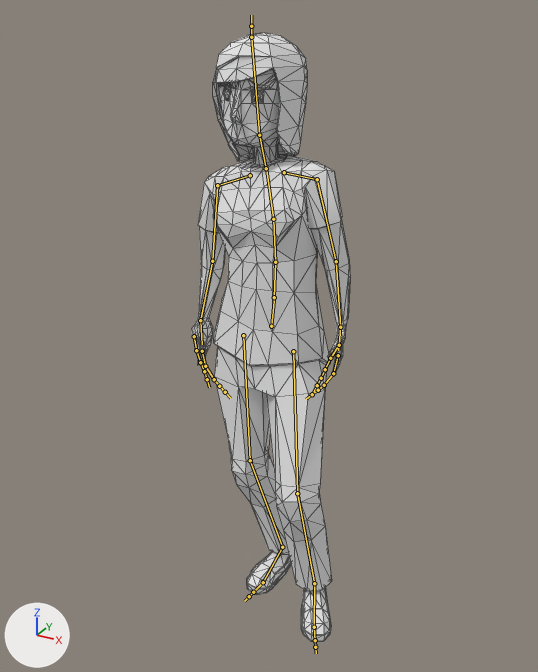
One commit to the FBX model Assets/Graphics/Characters/mother.fbx: the scene before it, then after it.
One viewpoint serves both versions: a 50 mm camera at (2.97, -5.37, 5.37) aimed at (0.04, -0.05, 2.71). Lighting does not change. The marker at lower left points along +X, +Y and +Z. Both versions are drawn at frame 139 of the action 'Armature|Idle'; the numbers are the values there. The bones that bend it are drawn over the model as lines. Mesh edges are drawn as thin lines.

Objects in the first picture: 'Woman'.
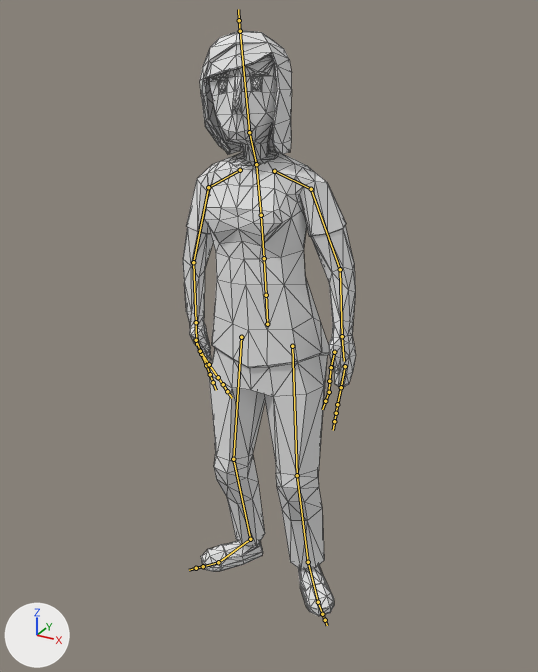
Pixel boxes [x1, y1, x2, y2] of what changed, in the pictures (538 x 672 px):
'Woman', posed (9% wider)
    before: [192, 33, 350, 642]
    after: [183, 30, 356, 616]
bone 'Hips', root to tip
    before: (271, 326) to (274, 296)
    after: (267, 324) to (266, 293)
bone 'Spine', root to tip
    before: (274, 297) to (275, 262)
    after: (266, 295) to (264, 258)
bone 'Spine1', root to tip
    before: (275, 262) to (273, 219)
    after: (264, 258) to (261, 215)
bone 'Spine2', root to tip
    before: (273, 219) to (266, 169)
    after: (261, 215) to (256, 165)
bone 'Neck', root to tip
    before: (266, 168) to (259, 135)
    after: (256, 164) to (249, 132)
bone 'Head', root to tip
    before: (259, 135) to (251, 37)
    after: (249, 132) to (240, 31)
bone 'LeftShoulder', root to tip
    before: (284, 172) to (317, 179)
    after: (274, 171) to (311, 189)
bone 'LeftArm', root to tip
    before: (317, 179) to (336, 261)
    after: (311, 189) to (340, 269)
bone 'LeftForeArm', root to tip
    before: (336, 261) to (340, 327)
    after: (340, 269) to (342, 336)
bone 'LeftHand', root to tip
    before: (340, 327) to (338, 350)
    after: (342, 336) to (344, 361)
bone 'LeftHandThumb1', root to tip
    before: (339, 345) to (330, 358)
    after: (334, 352) to (331, 367)
bone 'LeftHandThumb2', root to tip
    before: (330, 358) to (325, 369)
    after: (331, 367) to (329, 381)
bone 'LeftHandIndex1', root to tip
    before: (338, 355) to (333, 373)
    after: (345, 366) to (341, 387)
bone 'LeftHandIndex2', root to tip
    before: (333, 373) to (324, 385)
    after: (341, 387) to (337, 404)
bone 'RightShoulder', root to tip
    before: (250, 175) to (217, 185)
    after: (240, 170) to (208, 187)
bone 'RightArm', root to tip
    before: (217, 185) to (212, 261)
    after: (208, 187) to (193, 262)
bone 'RightForeArm', root to tip
    before: (212, 261) to (200, 320)
    after: (193, 262) to (196, 322)
bone 'RightHand', root to tip
    before: (200, 320) to (202, 344)
    after: (196, 322) to (196, 345)
bone 'RightHandThumb1', root to tip
    before: (194, 336) to (196, 350)
    after: (196, 340) to (201, 354)
bone 'RightHandThumb2', root to tip
    before: (196, 350) to (200, 362)
    after: (201, 354) to (206, 365)
bone 'RightHandIndex1', root to tip
    before: (202, 351) to (205, 366)
    after: (200, 351) to (209, 364)
bone 'RightHandIndex2', root to tip
    before: (205, 366) to (214, 379)
    after: (209, 364) to (218, 377)
bone 'RightHandIndex3', root to tip
    before: (214, 379) to (219, 386)
    after: (218, 377) to (223, 384)
bone 'LeftUpLeg', root to tip
    before: (293, 351) to (297, 493)
    after: (292, 346) to (297, 475)
bone 'LeftLeg', root to tip
    before: (297, 493) to (314, 583)
    after: (297, 475) to (308, 562)
bone 'LeftFoot', root to tip
    before: (314, 583) to (314, 627)
    after: (308, 562) to (318, 602)
bone 'RightUpLeg', root to tip
    before: (243, 335) to (250, 460)
    after: (241, 337) to (233, 459)
bone 'RightLeg', root to tip
    before: (250, 460) to (282, 547)
    after: (233, 459) to (250, 539)
bone 'RightFoot', root to tip
    before: (282, 547) to (263, 582)
    after: (250, 539) to (218, 562)

The change in detail:
Bone 'Hips' (bone_hips) moves from (3.0, -7.0, 12.0) to (0.0, -4.0, 10.0).
Bone 'Hips' (bone_hips) turns from (74, -84, -75) to (-20, -87, 23) degrees about its own x, y and z.
Bone 'Spine' (bone_spine) turns from (1, -1, 3) to (-7, 0, 4) degrees about its own x, y and z.
Bone 'Spine1' (bone_spine1) turns from (0, 0, 6) to (2, -1, 0) degrees about its own x, y and z.
Bone 'Spine2' (bone_spine2) turns from (0, 1, 6) to (2, -1, 0) degrees about its own x, y and z.
Bone 'Neck' (bone_neck) turns from (1, -1, -2) to (6, 1, 0) degrees about its own x, y and z.
Bone 'Head' (bone_head) turns from (1, -1, -8) to (-17, 20, -5) degrees about its own x, y and z.
Bone 'LeftShoulder' (bone_leftshoulder) turns from (-5, 9, 11) to (11, -2, -8) degrees about its own x, y and z.
Bone 'LeftArm' (bone_leftarm) turns from (93, 2, 5) to (82, 29, 81) degrees about its own x, y and z.
Bone 'LeftForeArm' (bone_leftforearm) turns from (-5, 1, 9) to (-19, -36, 23) degrees about its own x, y and z.
Bone 'LeftHand' (bone_lefthand) turns from (13, -27, -1) to (-6, -6, 8) degrees about its own x, y and z.
Bone 'LeftHandThumb1' (bone_lefthandthumb1) turns from (35, 21, 3) to (18, 12, -18) degrees about its own x, y and z.
Bone 'LeftHandThumb2' (bone_lefthandthumb2) turns from (-4, -17, -8) to (-8, 0, 8) degrees about its own x, y and z.
Bone 'LeftHandIndex1' (bone_lefthandindex1) turns from (-8, -1, -6) to (-1, -1, 7) degrees about its own x, y and z.
Bone 'LeftHandIndex2' (bone_lefthandindex2) turns from (24, 1, -5) to (3, 0, 0) degrees about its own x, y and z.
Bone 'RightShoulder' (bone_rightshoulder) turns from (-4, -7, -1) to (11, -6, -10) degrees about its own x, y and z.
Bone 'RightArm' (bone_rightarm) turns from (75, 3, -9) to (66, -20, -51) degrees about its own x, y and z.
Bone 'RightForeArm' (bone_rightforearm) turns from (-5, -1, -12) to (1, -1, -11) degrees about its own x, y and z.
Bone 'RightHand' (bone_righthand) turns from (17, 10, 6) to (9, 26, 7) degrees about its own x, y and z.
Bone 'RightHandThumb1' (bone_righthandthumb1) turns from (31, -20, -4) to (23, -3, 7) degrees about its own x, y and z.
Bone 'RightHandThumb2' (bone_righthandthumb2) turns from (-5, 17, 7) to (-8, 0, -8) degrees about its own x, y and z.
Bone 'RightHandIndex1' (bone_righthandindex1) moves from (0.0, 0.0, 0.0) to (2.0, 1.0, 3.0).
Bone 'RightHandIndex1' (bone_righthandindex1) turns from (-22, 2, 5) to (5, -6, -21) degrees about its own x, y and z.
Bone 'RightHandIndex2' (bone_righthandindex2) turns from (35, -1, 3) to (14, 0, 0) degrees about its own x, y and z.
Bone 'RightHandIndex3' (bone_righthandindex3) turns from (24, 0, 1) to (9, 0, 0) degrees about its own x, y and z.
Bone 'LeftUpLeg' (bone_leftupleg) turns from (16, -15, 12) to (5, -11, 2) degrees about its own x, y and z.
Bone 'LeftLeg' (bone_leftleg) turns from (-25, -8, 6) to (-10, -9, 2) degrees about its own x, y and z.
Bone 'LeftFoot' (bone_leftfoot) turns from (6, -11, -3) to (4, -11, 16) degrees about its own x, y and z.
Bone 'RightUpLeg' (bone_rightupleg) turns from (1, 5, 11) to (6, 9, -2) degrees about its own x, y and z.
Bone 'RightLeg' (bone_rightleg) turns from (-11, 6, 3) to (-13, 9, -3) degrees about its own x, y and z.
Bone 'RightFoot' (bone_rightfoot) turns from (11, -7, -4) to (5, 20, -21) degrees about its own x, y and z.
